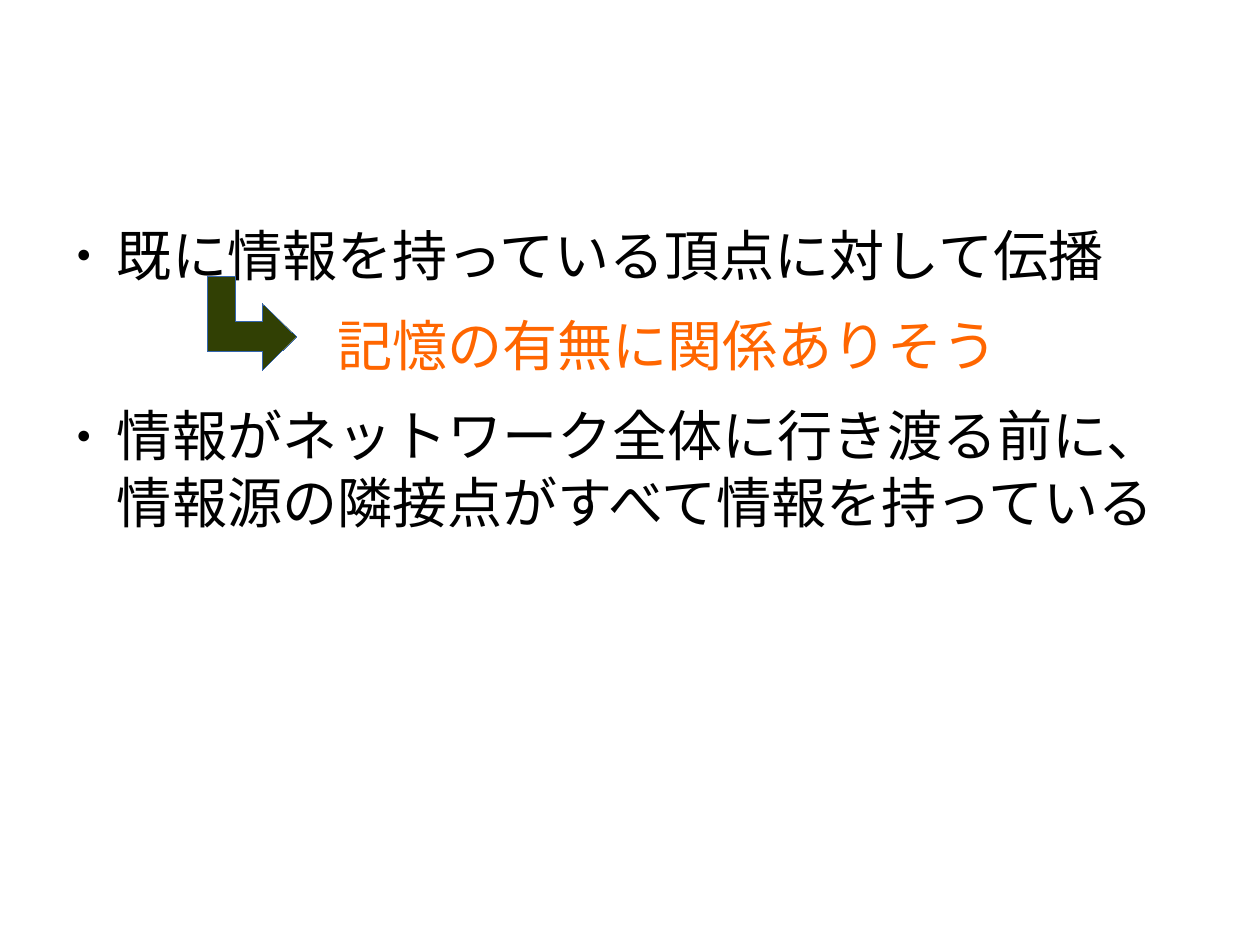
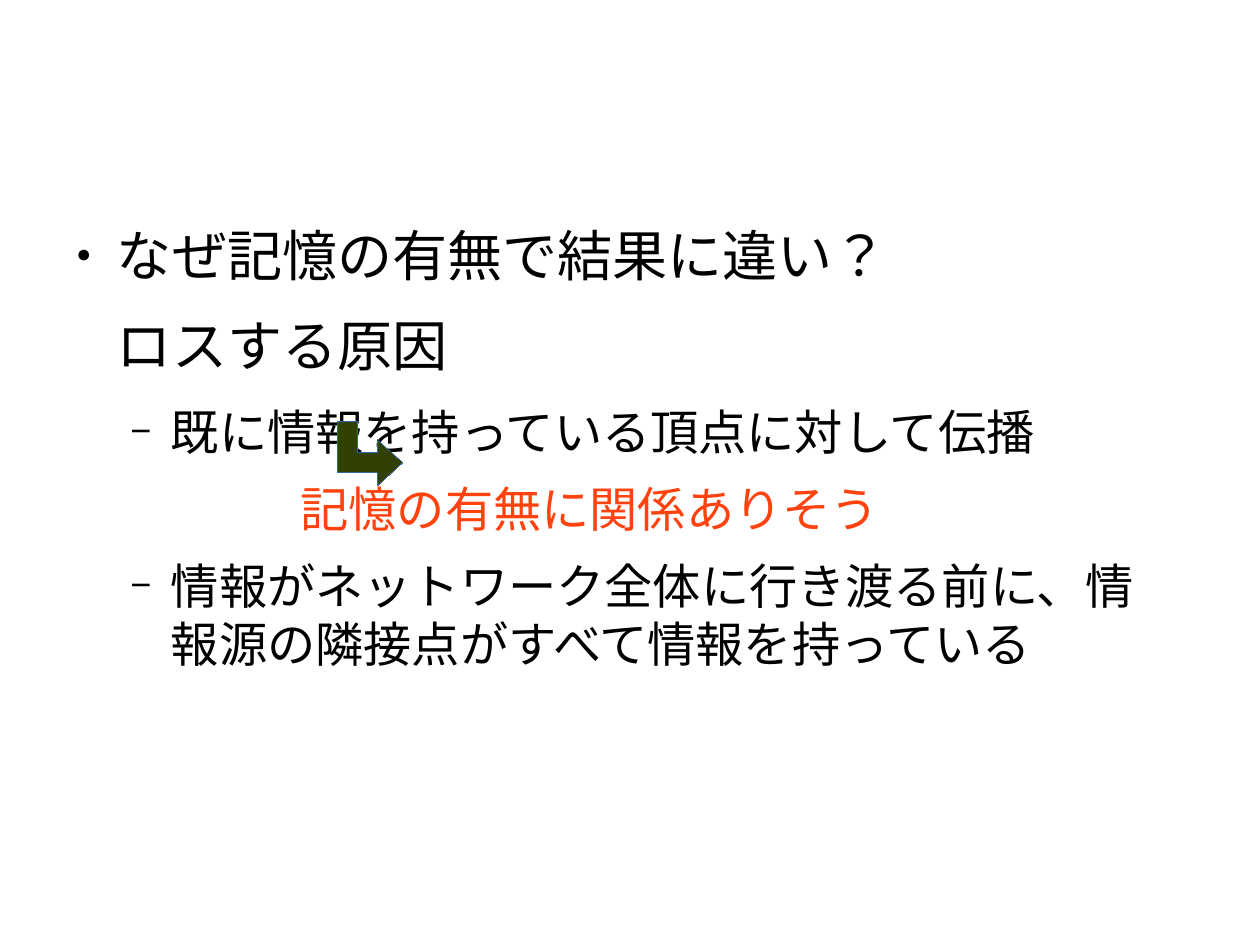
Before and after one commit to awesomest/NetWork_g-2015, a slide deck: slide 35 of 中間発表.odp (slide 29 before the commit). Drawn at 1260x945 pixels with LibreOffice and Linux fonts; fonts in the diff are those of the drawing; background and template pictures are left out. Boxes give left, top, right and bottom in pixels: in the first picture for what was removed or moved away, otherwise in the second. Text is boxed around its words. In the diff, an @@ line names an element or a change of style, - is before the commit and + after.

```diff
--- a/中間発表.odp
+++ b/中間発表.odp
@@ text at <box>117,229,888,371</box>: paragraphs added @@
+● なぜ記憶の有無で結果に違い？
+ロスする原因
@@ title at <box>117,229,888,281</box>: text changed @@
-ロスする原因
+記憶の有無
@@ text at <box>171,409,1133,666</box>: size 34.7 to 30.4 pt in "既に情報を持っている頂点に対して伝播", "記憶の有無に関係ありそう", "情報がネットワーク全体に行き渡る前に、情報源の隣接点がすべて情報を持っている"; text colour #FF6600 to #FF420E in "記憶の有無に関係ありそう"; bullet ● to −; list level 1 to 2 in "既に情報を持っている頂点に対して伝播"; list level 1 to 2 in "記憶の有無に関係ありそう"; list level 1 to 2 in "情報がネットワーク全体に行き渡る前に、情報源の隣接点がすべて情報を持っている" @@
@@ freeform shape: place and size @@
-freeform shape at <box>208,277,297,372</box>
+freeform shape at <box>337,421,402,485</box>
```
Also in this commit, not shown: 14 other slides changed, 20 slides added, 1 slide removed.
